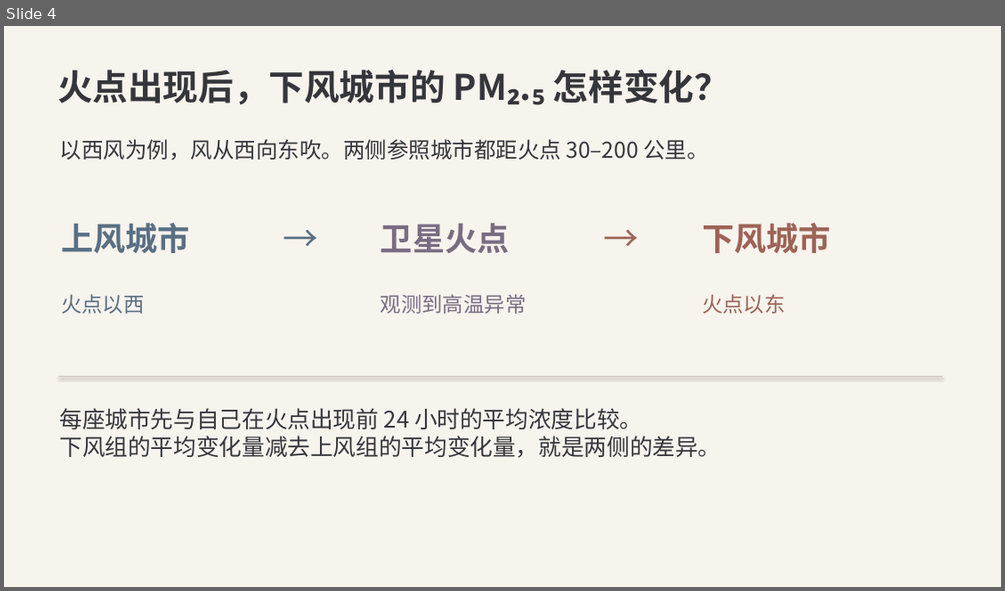
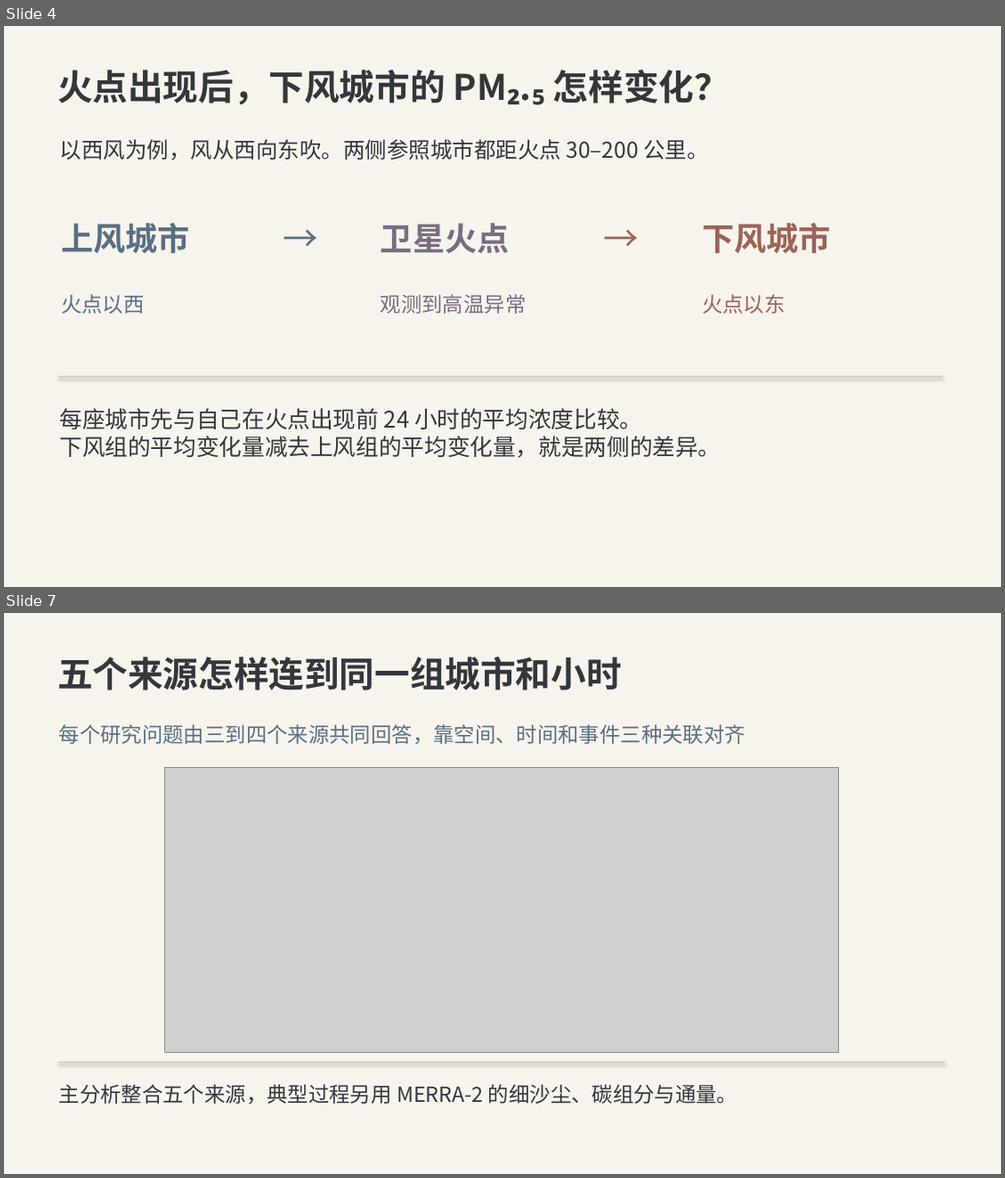
Before and after one commit to gxm-nju/china-air-pollution, a slide deck: docs/课堂展示.pptx. Shown one above the other, each under a label of ours: slide 4 before the commit, slides 4 and 7 after it; the slides between them are not shown. The pictures are 1005x591 and 1005x1178 pixels, drawn with LibreOffice and Linux fonts; fonts in the diff are those of the drawing; grey boxes stand for pictures. Boxes give left, top, right and bottom in pixels: in the first picture for what was removed or moved away, otherwise in the second. Text is boxed around its words. In the diff, an @@ line names an element or a change of style, - is before the commit and + after.

```diff
--- a/docs/课堂展示.pptx
+++ b/docs/课堂展示.pptx
@@ slide 7 added at [4, 613, 1001, 1174], background #F7F3ED @@
@@ text added at [57, 657, 622, 690], 34 pt, text #35363B, bold @@
+五个来源怎样连到同一组城市和小时
@@ text added at [59, 724, 745, 744], 20 pt, text #586F83 @@
+每个研究问题由三到四个来源共同回答，靠空间、时间和事件三种关联对齐
@@ picture added at [165, 768, 839, 1052] @@
@@ rectangle added at [58, 1062, 945, 1062], fill #CFC7BE @@
@@ text added at [59, 1084, 737, 1103], 20 pt, text #35363B @@
+主分析整合五个来源，典型过程另用 MERRA-2 的细沙尘、碳组分与通量。
```
Also in this commit, not shown: 7 slides changed, 22 other files.
